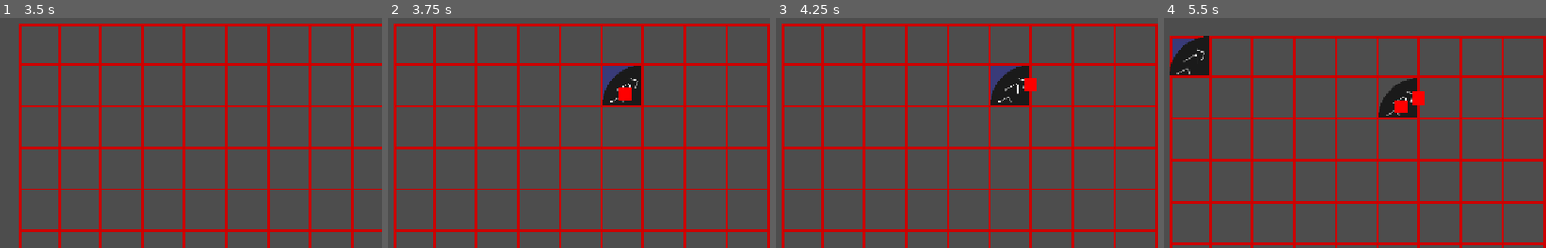
Above: before the commit, frames 1-4 (left to right).
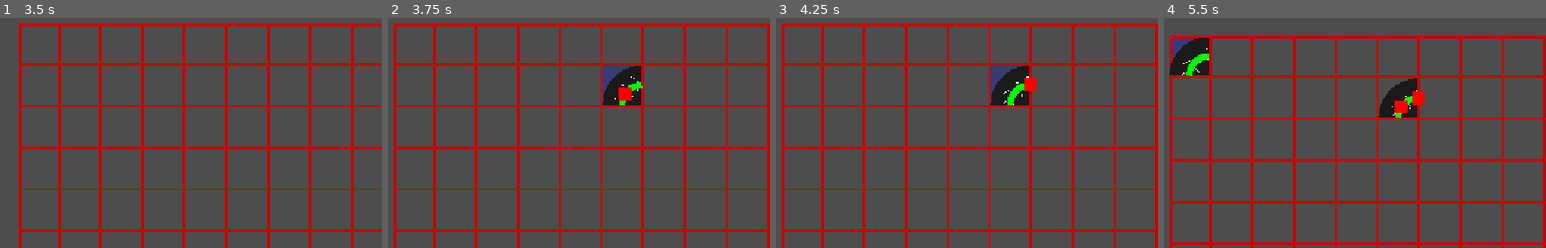
Above: after the commit, the same moments.

Repository: maksymiblue12/TFMG-Mania
Game: Godot game, scene res://world/world.tscn
The game is run twice, just before and just after one commit, with the same random seed, the same clock (stepped at 60 frames per second) and the same inputs.
Inputs (mouse positions are in pixels of both pictures, inside the frame that each line leads up to):
- Up to frame 1 (3.5 s): tap Enter (ui_accept) at 0.5, 0.77, 1.25, 1.52, 2, 2.75, 3.02 s; move the mouse to (outside the picture) at 0.52 s; hold C (change_building) 0.53-1.28 s; click (outside the picture) at 0.8 s; move the mouse to (outside the picture) at 1.27 s; click (outside the picture) at 1.35 s; tap C (change_building) at 1.55, 3.05 s; move the mouse to (outside the picture) at 2.02 s; press the mouse at (outside the picture) at 2.03 s; tap S (camera_down) at 2.1 s; move the mouse to (outside the picture) at 2.77 s; release the mouse at (outside the picture) at 2.78 s; tap A (camera_left) at 2.85 s; click (outside the picture) at 2.92 s
- Up to frame 2 (3.75 s): tap Enter (ui_accept) at 3.5 s; move the mouse to (621, 100) at 3.52 s; press the mouse at (621, 100) at 3.53 s; tap D (camera_right) at 3.6 s
- Up to frame 3 (4.25 s): tap Enter (ui_accept) at 3.77 s
- Up to frame 4 (5.5 s): tap Enter (ui_accept) at 4.25, 4.52 s; move the mouse to (outside the picture) at 4.27 s; release the mouse at (outside the picture) at 4.28 s; tap W (camera_up) at 4.35 s; click (outside the picture) at 4.42 s; tap C (change_building) at 4.55 s; move the mouse to (1206, 36) at 5.02 s; hold C (change_building) from 5.03 s (still down); click (1206, 36) at 5.3 s

Frame 1 is identical in both runs. In frame 2, 0.2% of the frame differs, in the area x 56-67%, y 21-38%; in frame 3, 0.3%; in frame 4, 0.5%, in the area x 1-67%, y 7-44%.

Commit message:
fixed corners

Diff:
--- a/assets/belt_animation.gdshader
+++ b/assets/belt_animation.gdshader
@@ -4,14 +4,7 @@
 
 void fragment() {
 	vec2 uv=UV;
-    uv=1.0-uv;
-	float offset=1.0-sqrt(max(0.0,1.0-uv.y*uv.y));
-	uv.x-=offset;
 	uv.y=fract(uv.y+speed*TIME);
-	if (dot(uv,uv)>1.0) {
-		discard;
-	}
-	uv.y-=0.5;
 	vec4 col=texture(TEXTURE,uv);
 	COLOR=col;
 }
--- a/game_state.gd
+++ b/game_state.gd
@@ -14,10 +14,7 @@
 	if (event.is_action_pressed("rotate_building")):
 		tile_to_place.rotate_tile()
 	elif (event.is_action_pressed("change_building")):
-		print("d")
-		print(tile_to_place.components)
 		if (tile_to_place.has_component("belt")):
 			tile_to_place=BeltCorner.new()
 		else:
-			print("a")
 			tile_to_place=Belt.new()
--- a/project.godot
+++ b/project.godot
@@ -57,6 +57,11 @@
 "events": [Object(InputEventKey,"resource_local_to_scene":false,"resource_name":"","device":-1,"window_id":0,"alt_press …(191 unchanged characters)…
 ]
 }
+mouse_left={
+"deadzone": 0.2,
+"events": [Object(InputEventMouseButton,"resource_local_to_scene":false,"resource_name":"","device":-1,"window_id":0,"alt_pressed":false,"shift_pressed":false,"ctrl_pressed":false,"meta_pressed":false,"button_mask":1,"position":Vector2(107, 19),"global_position":Vector2(116, 67),"factor":1.0,"button_index":1,"canceled":false,"pressed":true,"double_click":false,"script":null)
+]
+}
 
 [physics]
 
--- a/systems/belt_path/belt_manager.gd
+++ b/systems/belt_path/belt_manager.gd
@@ -2,21 +2,29 @@
 extends Node2D
 
 var BELT_PATH=preload("res://systems/belt_path/belt_path.tscn")
+
+var current_id:int=0
 
 var belt_paths:Array[BeltPath]=[]
 
 func is_belt(sq:Square,dir:GameConstants.DIRECTION):
 	return sq and sq.has_tile and sq.tile.has_component("basic_belt") and sq.tile.get_direction()==dir
 
+func is_belt_front(sq:Square,dir:GameConstants.DIRECTION):
+	if (!(sq and sq.has_tile and sq.tile.has_component("basic_belt"))): return
+	if (sq.tile.has_component("belt_corner")):
+		return sq.tile.get_starting_direction()==dir
+	return sq.tile.get_direction()==dir
+
 func on_belt_added(belt:Belt):
 	var sq=belt.square
 	var back_tile=sq.get_direction_neighbours()[GameConstants.OPPOSITE_DIRECTION[belt.dir]]
 	var front_tile=sq.get_direction_neighbours()[belt.dir]
-	if (is_belt(back_tile,belt.dir) and !is_belt(front_tile,belt.dir)):
+	if (is_belt(back_tile,belt.dir) and !is_belt_front(front_tile,belt.dir)):
 		back_tile.tile.belt_path.add_belt(belt)
-	elif (!is_belt(back_tile,belt.dir) and is_belt(front_tile,belt.dir)):
+	elif (!is_belt(back_tile,belt.dir) and is_belt_front(front_tile,belt.dir)):
 		front_tile.tile.belt_path.add_belt_before(belt)
-	elif (is_belt(back_tile,belt.dir) and is_belt(front_tile,belt.dir)):
+	elif (is_belt(back_tile,belt.dir) and is_belt_front(front_tile,belt.dir)):
 		back_tile.tile.belt_path.add_belt(belt)
 		belt.belt_path.merge(front_tile.tile.belt_path)
 	else:
@@ -27,13 +35,11 @@
 	var bd=GameConstants.OPPOSITE_DIRECTION[belt.get_starting_direction()]
 	var back_tile=sq.get_direction_neighbours()[belt.get_starting_direction()]
 	var front_tile=sq.get_direction_neighbours()[belt.get_direction()]
-	if (back_tile.has_tile):
-		print(back_tile.tile," ",front_tile.tile," ",bd," ",back_tile.tile.get_direction())
-	if (is_belt(back_tile,bd) and !is_belt(front_tile,belt.get_direction())):
+	if (is_belt(back_tile,bd) and !is_belt_front(front_tile,belt.get_direction())):
 		back_tile.tile.belt_path.add_belt(belt)
-	elif (!is_belt(back_tile,bd) and is_belt(front_tile,belt.get_direction())):
+	elif (!is_belt(back_tile,bd) and is_belt_front(front_tile,belt.get_direction())):
 		front_tile.tile.belt_path.add_belt_before(belt)
-	elif (is_belt(back_tile,bd) and is_belt(front_tile,belt.get_direction())):
+	elif (is_belt(back_tile,bd) and is_belt_front(front_tile,belt.get_direction())):
 		back_tile.tile.belt_path.add_belt(belt)
 		belt.belt_path.merge(front_tile.tile.belt_path)
 	else:
@@ -44,6 +50,8 @@
 	add_child(p)
 	belt_paths.append(p)
 	p.add_belt(belt)
+	p._id=current_id
+	current_id+=1
 
 func remove_path(path:BeltPath):
 	belt_paths.remove_at(belt_paths.find(path))
--- a/systems/belt_path/belt_path.gd
+++ b/systems/belt_path/belt_path.gd
@@ -2,6 +2,8 @@
 extends Node2D
 
 var BELT_ITEM=preload("res://systems/belt_path/belt_item.tscn")
+
+var _id:int
 
 var curve:Curve2D
 var line
@@ -36,7 +38,7 @@
 	for i in belt.get_points_for_path():
 		curve.add_point(i)
 	length=curve.get_baked_length()
-	#line.points=curve.get_baked_points()
+	line.points=curve.get_baked_points()
 
 func add_belt_before(belt:BasicBelt):
 	belt.belt_path=self
@@ -51,8 +53,10 @@
 	var l_diff=length-old_l
 	for i in items:
 		i.offset+=l_diff
+	line.points=curve.get_baked_points()
 
 func merge(other:BeltPath):
+	if (other._id==_id): return
 	for s in other.segments:
 		add_belt(s)
 	for i in other.items:
--- a/tiles/belt/belt.gd
+++ b/tiles/belt/belt.gd
@@ -7,7 +7,7 @@
 	components.append("belt")
 
 func get_points_for_path():
-	return [get_center(),get_direction_side(dir)]
+	return [get_direction_side(GameConstants.OPPOSITE_DIRECTION[dir]),get_center(),get_direction_side(dir)]
 
 func _ready() -> void:
 	super._ready()
--- a/tiles/belt/belt_corner.gd
+++ b/tiles/belt/belt_corner.gd
@@ -17,7 +17,7 @@
 
 func get_points_for_path():
 	var ps=[]
-	var segments=10.0
+	var segments=10
 	var rx=$Sprite2D.get_rect().size.x
 	var ry=$Sprite2D.get_rect().size.y
 	var r=$Sprite2D.get_rect().size.x/2
@@ -36,19 +36,19 @@
 		start=global_position+Vector2(rx,(ry if flipped else 0))
 		offset=270 if flipped else 0
 
-	var rn=range(segments+1) if flipped else range(segments,-1,-1)
+	var rn=range(segments) if flipped else range(segments,0,-1)
 	for i in rn:
-		var a=deg_to_rad(offset+i/segments*90)
+		var a=deg_to_rad(offset+float(i)/segments*90)
 		var x=start.x-cos(a)*r
 		var y=start.y+sin(a)*r
 		ps.append(Vector2(x,y))
+	ps.append(get_direction_side(get_direction()))
 	return ps
 
 func _ready() -> void:
 	super._ready()
 	GameState.belt_manager.on_belt_corner_added(self)
-	if (flipped):
-		$Sprite2D.flip_v=true
+	$Sprite2D.flip_v=!flipped
 
 func copy_to(tile):
 	super.copy_to(tile)
--- a/tiles/belt/belt_corner.tscn
+++ b/tiles/belt/belt_corner.tscn
@@ -1,11 +1,18 @@
 [gd_scene format=3 uid="uid://ci6n1uwx57hqi"]
 
 [ext_resource type="Script" uid="uid://bwobrvsno61f2" path="res://tiles/belt/belt_corner.gd" id="1_b830j"]
-[ext_resource type="Texture2D" uid="uid://chkuw8ndqemdc" path="res://assets/belt_corner.png" id="2_v7uqs"]
+[ext_resource type="Shader" uid="uid://bpqxn7w608tnx" path="res://tiles/belt/belt_corner_animation.gdshader" id="2_5swj6"]
+[ext_resource type="Texture2D" uid="uid://dbl60y6886tlc" path="res://assets/belt.png" id="3_qabn8"]
+
+[sub_resource type="ShaderMaterial" id="ShaderMaterial_htjah"]
+shader = ExtResource("2_5swj6")
+shader_parameter/speed = 1.60000002384192
 
 [node name="BeltCorner" type="Node2D" unique_id=1013864991]
 script = ExtResource("1_b830j")
 
 [node name="Sprite2D" type="Sprite2D" parent="." unique_id=1817621761]
+texture_filter = 1
+material = SubResource("ShaderMaterial_htjah")
 position = Vector2(30, 30)
-texture = ExtResource("2_v7uqs")
+texture = ExtResource("3_qabn8")
--- /dev/null
+++ b/tiles/belt/belt_corner_animation.gdshader
@@ -0,0 +1,26 @@
+shader_type canvas_item;
+
+uniform float speed:hint_range(0.0, 10.0, 0.1)=1.0;
+
+void fragment() {
+    vec2 uv=UV;
+	float radius=0.5;
+    vec2 center=vec2(1.0,1.0);
+    vec2 p=uv-center;
+    float r=length(p);
+    float angle=atan(p.y,p.x);
+    if (angle<0.0) {
+        angle+=TAU;
+    }
+    float progress=(angle-PI)/(PI/2.0);
+    float inner_radius=radius-0.5;
+    float outer_radius=radius+0.5;
+    if (r<inner_radius||r>outer_radius||progress<0.0||progress>1.0) {
+        discard;
+    }
+    float across=outer_radius-r;
+    float along=fract(progress+speed*TIME);
+
+    vec2 sample_uv=vec2(across,along);
+    COLOR=texture(TEXTURE,sample_uv);
+}
--- a/world/square.gd
+++ b/world/square.gd
@@ -48,7 +48,7 @@
 	}
 
 func _input(event: InputEvent) -> void:
-	if (event is InputEventMouseButton):
+	if (event.is_action_pressed("mouse_left")):
 		if (has_mouse and !has_tile):
 			set_tile()
 
Not shown, added: tiles/belt/belt_corner_animation.gdshader.uid
